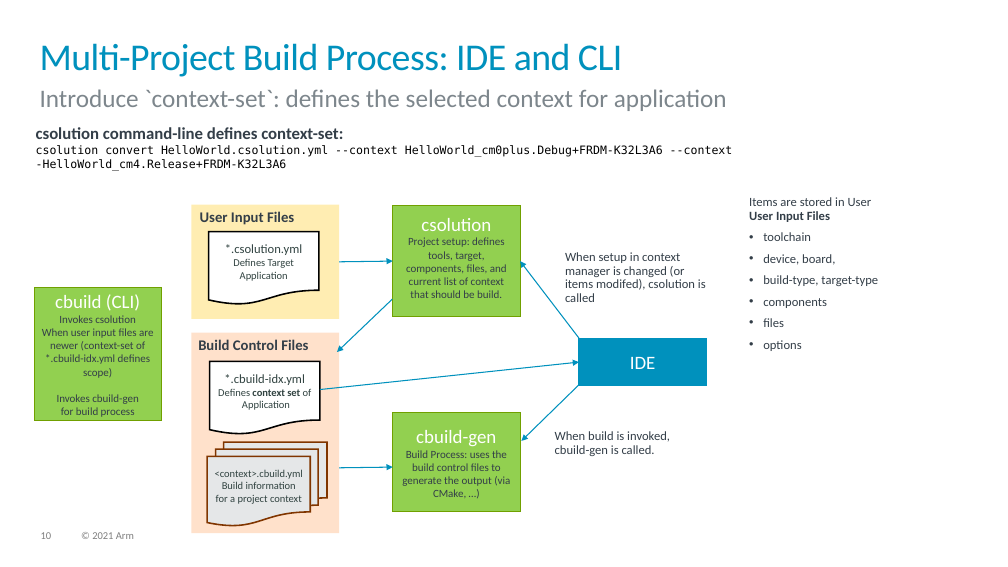
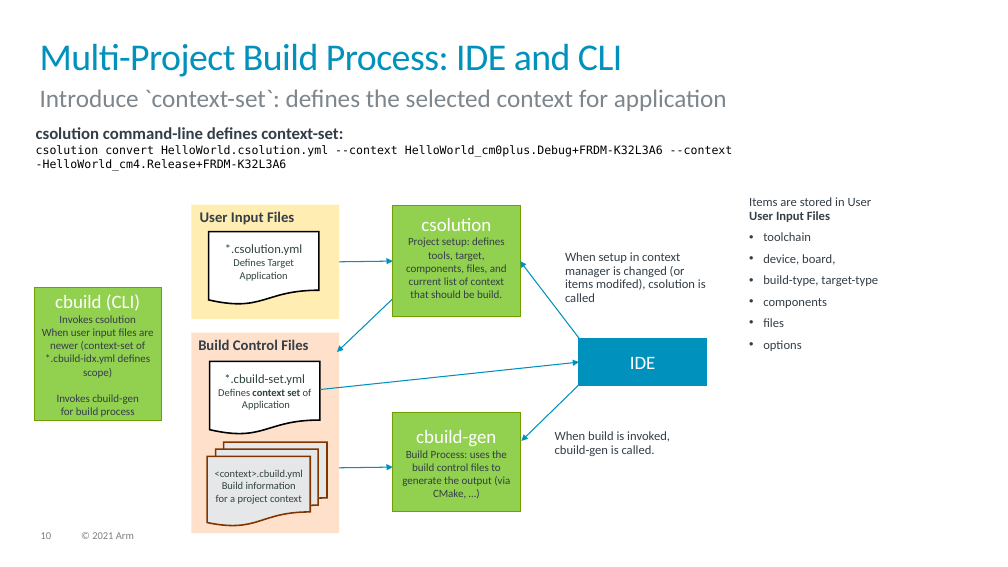
Before and after one commit to Open-CMSIS-Pack/cmsis-toolbox, a slide deck: slide 10 of docs/images/overview.pptx. Drawn at 1008x567 pixels with LibreOffice and Linux fonts; fonts in the diff are those of the drawing. Boxes give left, top, right and bottom in pixels: in the first picture for what was removed or moved away, otherwise in the second. Text is boxed around its words. In the diff, an @@ line names an element or a change of style, - is before the commit and + after.

Commit message:
Build Overview - overview improved

```diff
--- a/docs/images/overview.pptx
+++ b/docs/images/overview.pptx
@@ text in flow chart document at bbox=[218, 374, 312, 410]: text changed @@
-*.cbuild-idx.yml
-Defines context set of Application
+*.cbuild-set.yml
+Defines context set of Application
```
Also in this commit, not shown: 2 other slides changed, 1 slide removed, 1 other file.
